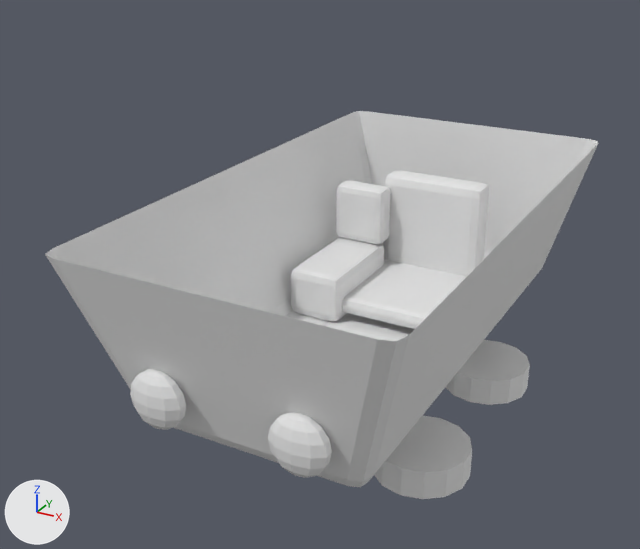
A saved change to the glTF model src/art/assets/cart.glb.
The view is the same before and after, from a 50 mm lens placed at (1.18, -2.56, 1.84), pointed at (-0.13, -0.18, 0.65). Arrows for +X, +Y and +Z are at lower left; the lights stay in place. The first picture is the older version. Vertices at exactly the same position are counted once.

Objects in the first picture: 'hopper', 'lamp-l', 'lamp-r', 'pet-back', 'pet-seat', 'seat-back', 'seat-base', 'wheel-br', 'wheel-fr'.
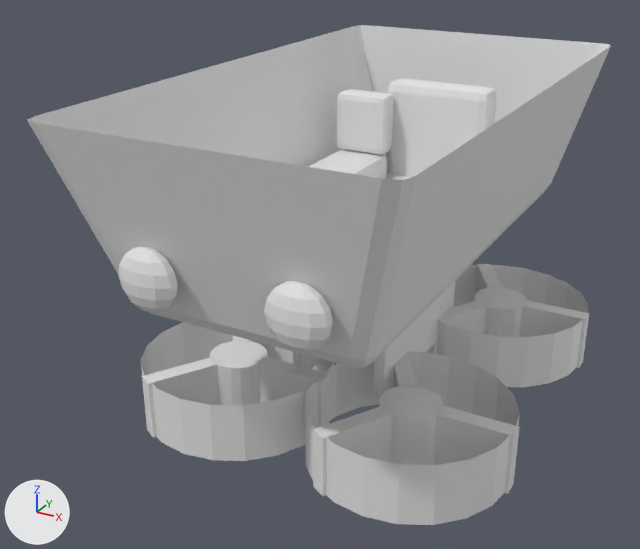
Boxes [x1, y1, x2, y2] around the edits, measured in the pictures (640 x 549 px; the box of a moved part takes in the faces that stretch with it):
'hopper', moved: before [45, 111, 598, 487]; after [27, 25, 611, 368]
'wheel-fr', reshaped, moved (118% wider, 106% taller): before [374, 415, 472, 499]; after [305, 351, 520, 525]
'wheel-fl', reshaped (not visible before): after [141, 322, 334, 461]
'seat-back', moved: before [383, 170, 489, 276]; after [386, 78, 497, 177]
'wheel-br', reshaped, moved (90% wider, 88% taller): before [445, 340, 530, 405]; after [427, 264, 589, 387]
'lamp-r', moved: before [268, 412, 332, 478]; after [264, 281, 333, 353]
'pet-back', moved: before [336, 181, 390, 244]; after [337, 89, 393, 154]
'lamp-l', moved: before [130, 369, 186, 430]; after [118, 247, 178, 312]
part 1 of me_frame_rail, moved or reshaped (not visible before): after [310, 342, 435, 398]
part 2 of me_frame_rail, moved or reshaped (not visible before): after [293, 281, 455, 396]
part 4 of me_wheel, reshaped: before [374, 340, 530, 499]; after [141, 264, 589, 525]
'pet-seat', unchanged, covered by the edit: before [291, 237, 384, 321]; after [308, 149, 387, 179]
'seat-base', unchanged, covered by the edit: before [342, 260, 467, 329]; after [385, 173, 410, 180]

Diff of the bpy script that builds the scene:
```diff
--- a/src/art/assets/cart.glb.py
+++ b/src/art/assets/cart.glb.py
@@ me_frame_rail @@
 # used by ob_frame_rail_l; location = (-0.2, 0.0, 0.27)
-me_frame_rail.from_pydata(...)  # 56 vertices, 108 faces; spans x -0.023..0.023, y -0.31..0.31, z -0.11..0.11
+me_frame_rail.from_pydata(...)  # 56 vertices, 108 faces; spans x -0.023..0.023, y -0.31..0.31, z -0.21..0.21
+# me_frame_rail part 1: all 28 vertices in x -0.023..0.023, y -0.31..0.31, z -0.11..-0.092 are moved by (0.0, 0.0, -0.1)
+# me_frame_rail part 2: all 28 vertices in x -0.023..0.023, y -0.31..0.31, z 0.092..0.11 are moved by (0.0, 0.0, 0.1)
@@ me_hopper @@
 # used by ob_hopper; location = (0.0, 0.0, 0.0)
-me_hopper.from_pydata(...)  # 40 vertices, 66 faces; spans x -0.52..0.52, y -1.02..0.86, z 0.38..0.95
+me_hopper.from_pydata(...)  # 40 vertices, 66 faces; spans x -0.52..0.52, y -1.02..0.86, z 0.74..1.31
+# me_hopper part 3: the whole mesh is moved by (0.0, 0.0, 0.36)
@@ me_wheel @@
 # used by ob_wheel_br; location = (0.31, 0.31, 0.16)
-me_wheel.from_pydata(...)  # 28 vertices, 52 faces; spans x -0.156..0.156, y -0.16..0.16, z -0.05..0.05
+me_wheel.from_pydata(...)  # 104 vertices, 152 faces; spans x -0.32..0.326, y -0.32..0.32, z -0.1..0.1
+# me_wheel part 4: the whole mesh is rebuilt
@@ ob_lamp_l @@
 ob_lamp_l = bpy.data.objects.new('lamp-l', me_lamp)
-ob_lamp_l.location = (-0.224, -0.939, 0.55)
+ob_lamp_l.location = (-0.224, -0.939, 0.91)
@@ ob_lamp_r @@
 ob_lamp_r = bpy.data.objects.new('lamp-r', me_lamp)
-ob_lamp_r.location = (0.224, -0.939, 0.55)
+ob_lamp_r.location = (0.224, -0.939, 0.91)
@@ ob_pet_back @@
 ob_pet_back = bpy.data.objects.new('pet-back', me_pet_back)
-ob_pet_back.location = (-0.26, 0.4, 0.67)
+ob_pet_back.location = (-0.26, 0.4, 1.03)
@@ ob_seat_back @@
 ob_seat_back = bpy.data.objects.new('seat-back', me_seat_back)
-ob_seat_back.location = (0.0, 0.5, 0.62)
+ob_seat_back.location = (0.0, 0.5, 0.98)
@@ ob_wheel_br @@
 ob_wheel_br = bpy.data.objects.new('wheel-br', me_wheel)
-ob_wheel_br.location = (0.31, 0.31, 0.16)
+ob_wheel_br.location = (0.31, 0.42, 0.32)
@@ ob_wheel_fr @@
 ob_wheel_fr = bpy.data.objects.new('wheel-fr', me_wheel)
-ob_wheel_fr.location = (0.31, -0.31, 0.16)
+ob_wheel_fr.location = (0.31, -0.42, 0.32)
```
